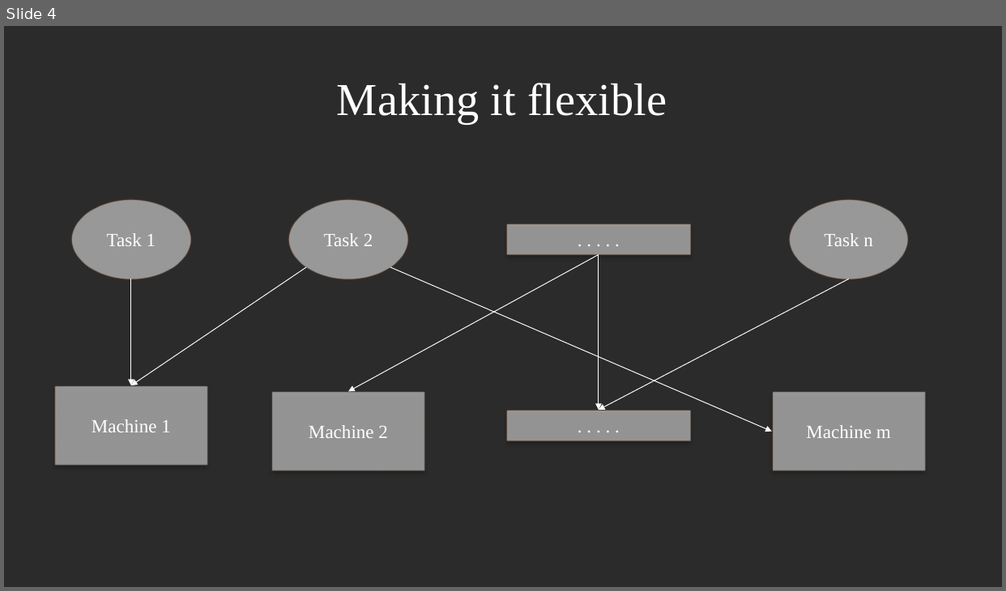
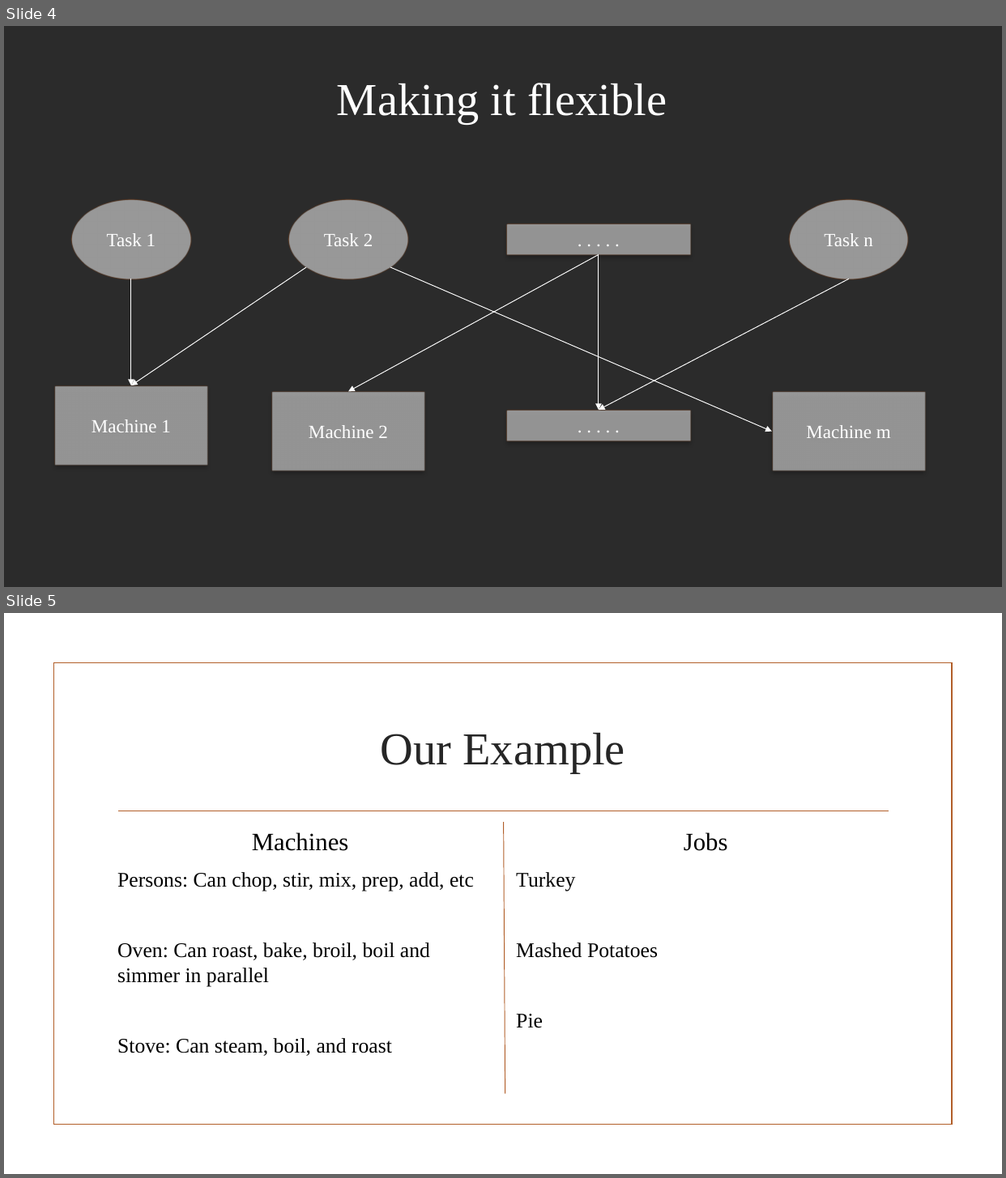
Before and after one commit to JaniR13/AdvAlgoProject, a slide deck: PowerpointSlides/The Flexible Job Shop Scheduling Algorithm.pptx. Shown one above the other, each under a label of ours: slide 4 before the commit, slides 4 and 5 after it. The pictures are 1006x591 and 1006x1178 pixels, drawn with LibreOffice and Linux fonts; fonts in the diff are those of the drawing; background and template pictures are left out; a plain dark background stands for a picture behind light text. Boxes give left, top, right and bottom in pixels: in the first picture for what was removed or moved away, otherwise in the second. Text is boxed around its words. In the diff, an @@ line names an element or a change of style, - is before the commit and + after.

Commit message:
converted example slides from google drive to our official power point

```diff
--- a/PowerpointSlides/The Flexible Job Shop Scheduling Algorithm.pptx
+++ b/PowerpointSlides/The Flexible Job Shop Scheduling Algorithm.pptx
@@ slide 5 added at (x1=4, y1=613, x2=1002, y2=1174), background picture (left out) @@
@@ rectangle added at (x1=53, y1=663, x2=952, y2=1125), outline #B15E28 1.25 pt @@
@@ title added at (x1=381, y1=733, x2=624, y2=773), 44 pt, text #262626 @@
+Our Example
@@ line added from (118, 811) to (889, 811), #B15E28 1.25 pt @@
@@ line added from (503, 822) to (505, 1094), #B15E28 0.75 pt @@
@@ text added at (x1=252, y1=833, x2=349, y2=851), 24 pt, text #000000 @@
+Machines
@@ text added at (x1=684, y1=833, x2=728, y2=851), 24 pt, text #000000 @@
+Jobs
@@ text added at (x1=117, y1=872, x2=474, y2=1056), 20 pt, text #000000 @@
+Persons: Can chop, stir, mix, prep, add, etc
+Oven: Can roast, bake, broil, boil and simmer in parallel
+Stove: Can steam, boil, and roast
@@ text added at (x1=516, y1=872, x2=658, y2=1029), 20 pt, text #000000 @@
+Turkey
+Mashed Potatoes
+Pie
```
Also in this commit, not shown: 11 other slides added.
